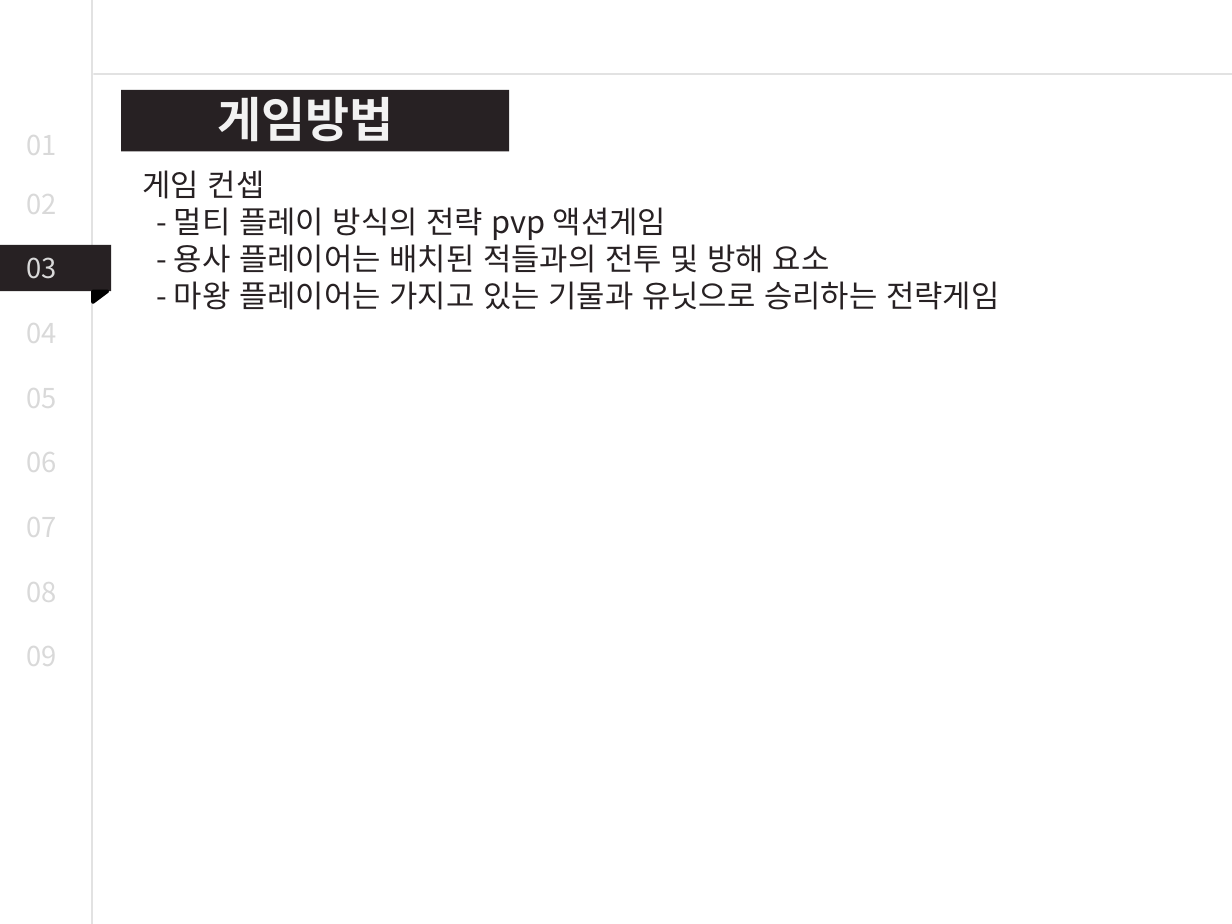
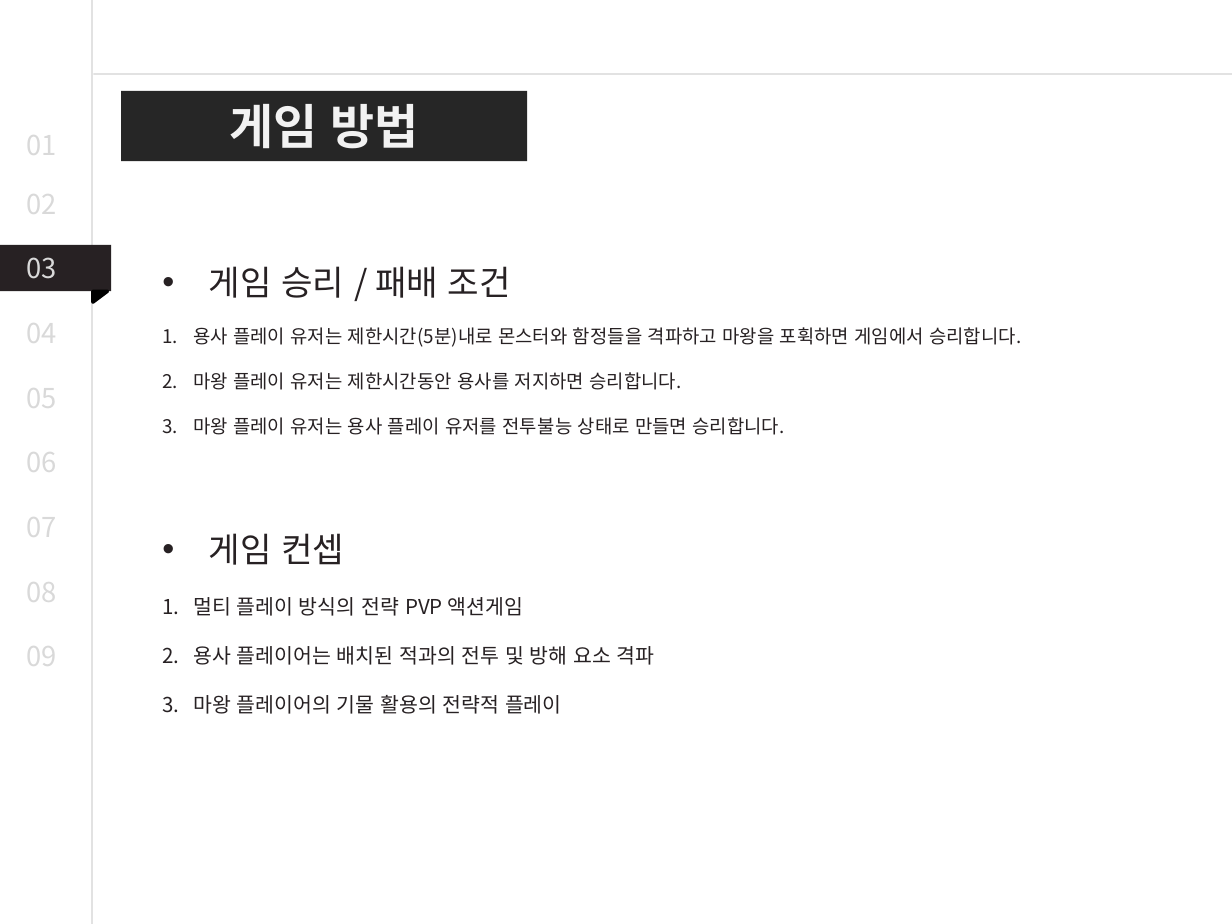
Before and after one commit to dkdldjswkd/Why-are-you-doing-this-to-me-, a slide deck: slide 10 of 나한테 왜 이래 최준영 진석진 임장빈.pptx (slide 6 before the commit). Drawn at 1232x924 pixels with LibreOffice and Linux fonts; fonts in the diff are those of the drawing. Boxes give left, top, right and bottom in pixels: in the first picture for what was removed or moved away, otherwise in the second. Text is boxed around its words. In the diff, an @@ line names an element or a change of style, - is before the commit and + after.

```diff
--- a/나한테 왜 이래 최준영 진석진 임장빈.pptx
+++ b/나한테 왜 이래 최준영 진석진 임장빈.pptx
@@ rectangle "게임 방법": place and size @@
-rectangle "게임 방법" at (218, 88, 394, 142)
+rectangle "게임 방법" at (121, 91, 527, 161)
@@ rectangle "게임 방법" at (121, 91, 527, 161): fill none to #262626 @@
@@ rectangle removed at (121, 90, 509, 152) @@
@@ text in rectangle at (230, 104, 419, 149): spaces changed @@
-게임방법
+게임 방법
@@ text removed at (143, 170, 999, 310) @@
-게임 컨셉
-- 멀티 플레이 방식의 전략 pvp 액션게임
-- 용사 플레이어는 배치된 적들과의 전투 및 방해 요소
-- 마왕 플레이어는 가지고 있는 기물과 유닛으로 승리하는 전략게임
@@ text added at (193, 266, 1022, 714), 11 pt, text #272123 @@
+• 게임 승리 / 패배 조건
+1. 용사 플레이 유저는 제한시간(5분)내로 몬스터와 함정들을 격파하고 마왕을 포휙하면 게임에서 승리합니다.
+2. 마왕 플레이 유저는 제한시간동안 용사를 저지하면 승리합니다.
+3. 마왕 플레이 유저는 용사 플레이 유저를 전투불능 상태로 만들면 승리합니다.
+• 게임 컨셉
+1. 멀티 플레이 방식의 전략 PVP 액션게임
+2. 용사 플레이어는 배치된 적과의 전투 및 방해 요소 격파
+3. 마왕 플레이어의 기물 활용의 전략적 플레이
```
Also in this commit, not shown: 10 other slides changed, 5 slides added, 1 other file.
